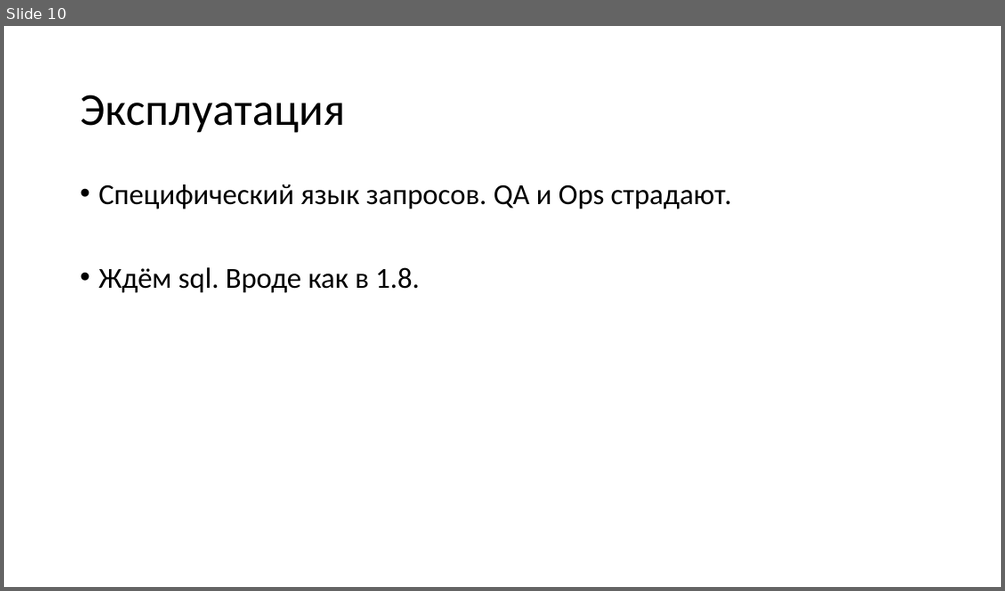
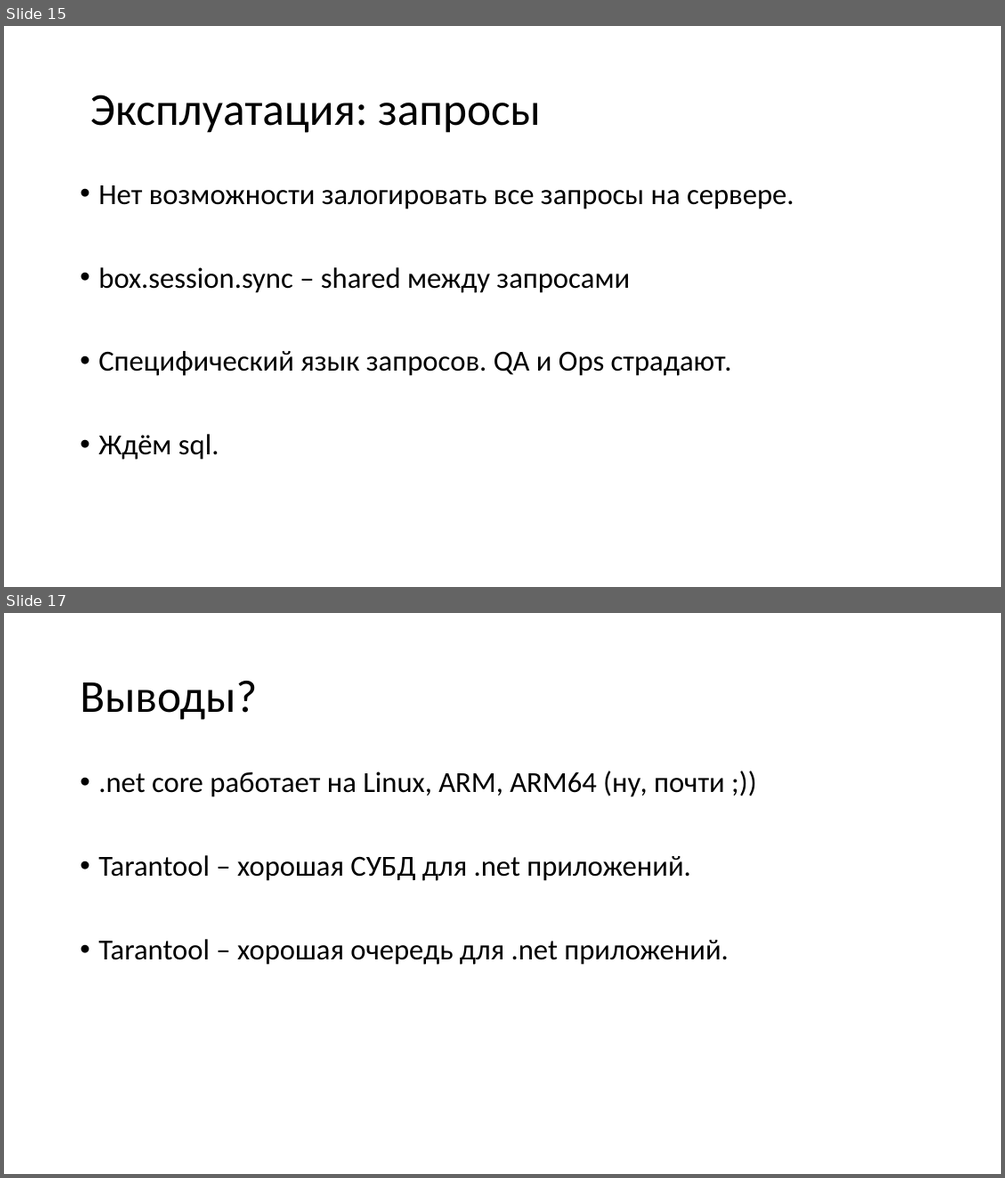
Before and after one commit to aensidhe/presentations, a slide deck: 2017/02/Tarantool for windows applications/Presentation.pptx. Shown one above the other, each under a label of ours: slide 10 before the commit, slides 15 and 17 after it; the slides between them are not shown. The pictures are 1005x591 and 1005x1178 pixels, drawn with LibreOffice and Linux fonts; fonts in the diff are those of the drawing. Boxes give left, top, right and bottom in pixels: in the first picture for what was removed or moved away, otherwise in the second. Text is boxed around its words. In the diff, an @@ line names an element or a change of style, - is before the commit and + after.

```diff
--- a/2017/02/Tarantool for windows applications/Presentation.pptx
+++ b/2017/02/Tarantool for windows applications/Presentation.pptx
@@ slide 17 added at (4, 613, 1001, 1174), background #FFFFFF @@
@@ title added at (80, 681, 257, 720), 44 pt, text #000000 @@
+Выводы?
@@ text added at (98, 771, 728, 965), 28 pt, text #000000 @@
+• .net core работает на Linux, ARM, ARM64 (ну, почти ;))
+• Tarantool – хорошая СУБД для .net приложений.
+• Tarantool – хорошая очередь для .net приложений.
@@ what was slide 10 is now slide 15 @@
@@ slide 15 changed as well @@
@@ title at (90, 95, 541, 133): text changed @@
-Эксплуатация
+Эксплуатация: запросы
@@ text at (98, 185, 794, 293): paragraphs added @@
+• Нет возможности залогировать все запросы на сервере.
+• box.session.sync – shared между запросами
@@ text at (98, 434, 219, 459): text changed @@
-• Ждём sql. Вроде как в 1.8.
+• Ждём sql.
```
Also in this commit, not shown: 8 other slides changed, 7 other slides added, 3 slides removed, 1 other file.
